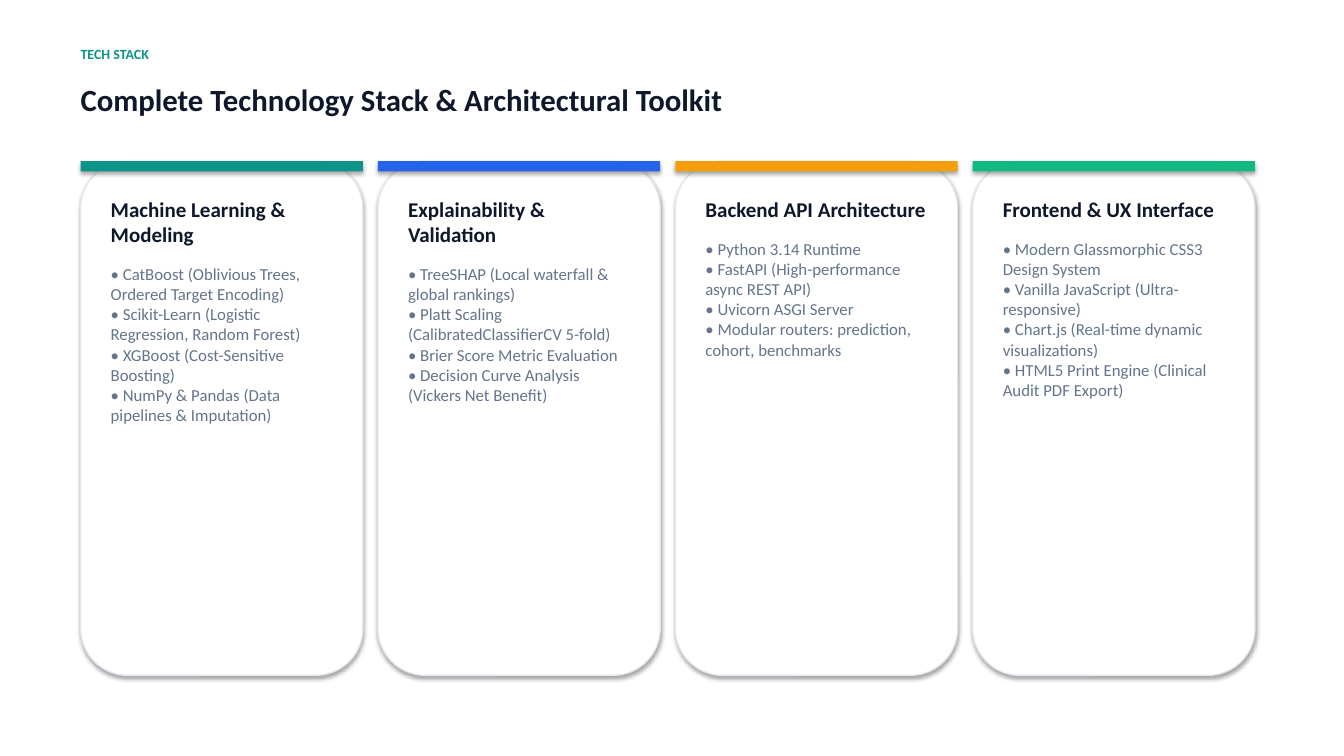
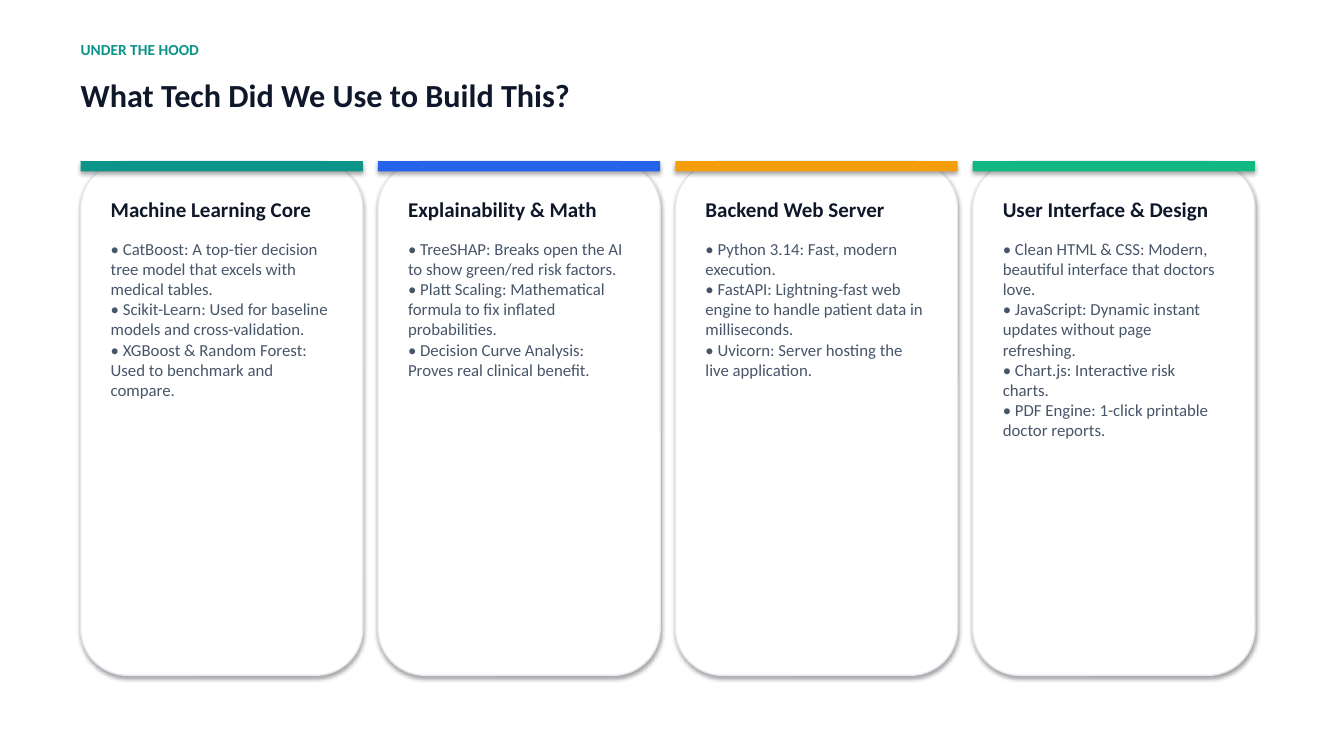
Before and after one commit to Tanishka-2004/stroke-xai-framework, a slide deck: slide 6 of NEUROPULSE_STROKE_XAI_PRESENTATION.pptx. Drawn at 1344x756 pixels with LibreOffice and Linux fonts; fonts in the diff are those of the drawing. Boxes give left, top, right and bottom in pixels: in the first picture for what was removed or moved away, otherwise in the second. Text is boxed around its words. In the diff, an @@ line names an element or a change of style, - is before the commit and + after.

Commit message:
Update PPT presentation to use simple layman terms throughout without academic jargon

```diff
--- a/NEUROPULSE_STROKE_XAI_PRESENTATION.pptx
+++ b/NEUROPULSE_STROKE_XAI_PRESENTATION.pptx
@@ text at [81, 45, 199, 55]: text changed; size 10 to 11 pt @@
-TECH STACK
+UNDER THE HOOD
@@ text at [81, 84, 570, 108]: text changed; size 22 to 23 pt @@
-Complete Technology Stack & Architectural Toolkit
+What Tech Did We Use to Build This?
@@ text at [111, 202, 328, 399]: text changed; text colour #64748B to #475569 @@
-Machine Learning & Modeling
-• CatBoost (Oblivious Trees, Ordered Target Encoding)
-• Scikit-Learn (Logistic Regression, Random Forest)
-• XGBoost (Cost-Sensitive Boosting)
-• NumPy & Pandas (Data pipelines & Imputation)
+Machine Learning Core
+• CatBoost: A top-tier decision tree model that excels with medical tables.
+• Scikit-Learn: Used for baseline models and cross-validation.
+• XGBoost & Random Forest: Used to benchmark and compare.
@@ text at [408, 202, 622, 376]: text changed; text colour #64748B to #475569 @@
-Explainability & Validation
-• TreeSHAP (Local waterfall & global rankings)
-• Platt Scaling (CalibratedClassifierCV 5-fold)
-• Brier Score Metric Evaluation
-• Decision Curve Analysis (Vickers Net Benefit)
+Explainability & Math
+• TreeSHAP: Breaks open the AI to show green/red risk factors.
+• Platt Scaling: Mathematical formula to fix inflated probabilities.
+• Decision Curve Analysis: Proves real clinical benefit.
@@ text at [705, 202, 923, 379]: text changed; text colour #64748B to #475569 @@
-Backend API Architecture
-• Python 3.14 Runtime
-• FastAPI (High-performance async REST API)
-• Uvicorn ASGI Server
-• Modular routers: prediction, cohort, benchmarks
+Backend Web Server
+• Python 3.14: Fast, modern execution.
+• FastAPI: Lightning-fast web engine to handle patient data in milliseconds.
+• Uvicorn: Server hosting the live application.
@@ text at [1003, 202, 1215, 439]: text changed; text colour #64748B to #475569 @@
-Frontend & UX Interface
-• Modern Glassmorphic CSS3 Design System
-• Vanilla JavaScript (Ultra-responsive)
-• Chart.js (Real-time dynamic visualizations)
-• HTML5 Print Engine (Clinical Audit PDF Export)
+User Interface & Design
+• Clean HTML & CSS: Modern, beautiful interface that doctors love.
+• JavaScript: Dynamic instant updates without page refreshing.
+• Chart.js: Interactive risk charts.
+• PDF Engine: 1-click printable doctor reports.
```
Also in this commit, not shown: 11 other slides changed, 3 slides added, 3 slides removed, 2 other files.
